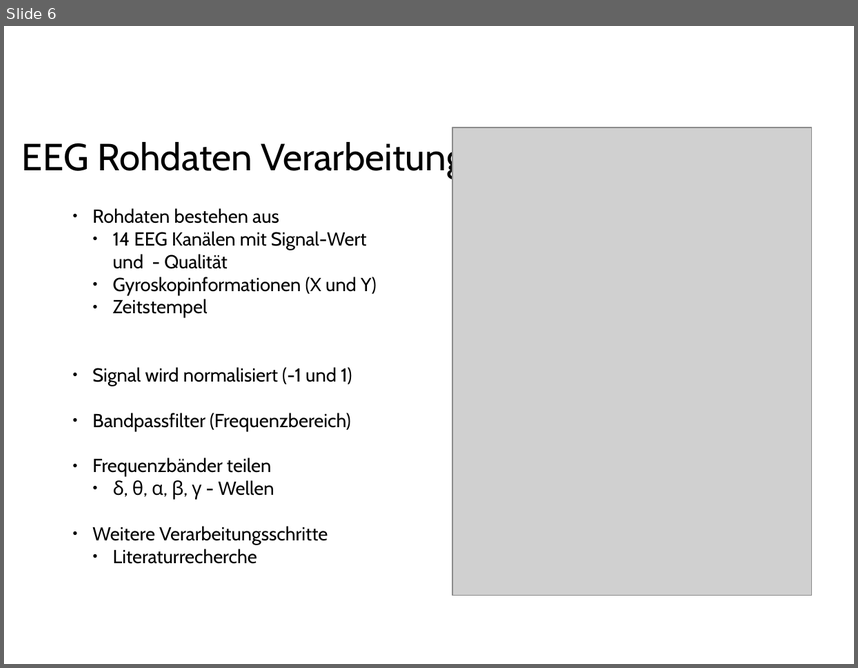
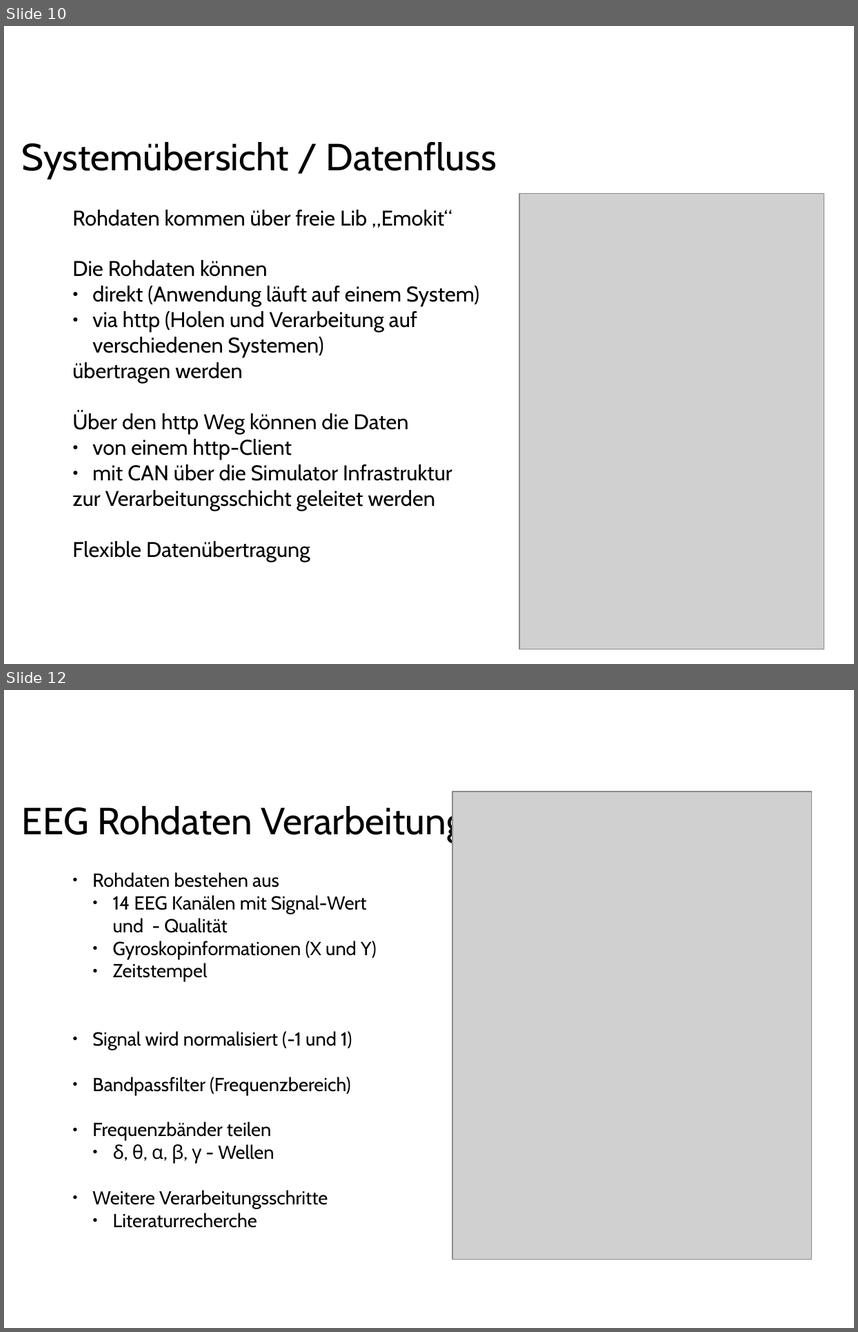
Before and after one commit to ppasler/current-adas, a slide deck: project/presentation/Praesentation_PoSDBoS_Pasler.odp. Shown one above the other, each under a label of ours: slide 6 before the commit, slides 10 and 12 after it; the slides between them are not shown. The pictures are 858x668 and 858x1332 pixels, drawn with LibreOffice and Linux fonts; fonts in the diff are those of the drawing; grey boxes stand for pictures; background and template pictures are left out. Boxes give left, top, right and bottom in pixels: in the first picture for what was removed or moved away, otherwise in the second. Text is boxed around its words. In the diff, an @@ line names an element or a change of style, - is before the commit and + after.

```diff
--- a/project/presentation/Praesentation_PoSDBoS_Pasler.odp
+++ b/project/presentation/Praesentation_PoSDBoS_Pasler.odp
@@ slide 10 added at [4, 26, 854, 664], background #FFFFFF @@
@@ text added at [22, 142, 497, 178], 32 pt, text #000000 @@
+Systemübersicht / Datenfluss
@@ text added at [72, 210, 479, 561], 18 pt, text #000000 @@
+Rohdaten kommen über freie Lib „Emokit“
+Die Rohdaten können
+● direkt (Anwendung läuft auf einem System)
+● via http (Holen und Verarbeitung auf verschiedenen Systemen)
+übertragen werden
+Über den http Weg können die Daten
+● von einem http-Client
+● mit CAN über die Simulator Infrastruktur
+zur Verarbeitungsschicht geleitet werden
+Flexible Datenübertragung
@@ picture added at [519, 194, 824, 649] @@
@@ what was slide 6 is now slide 12 @@
```
Also in this commit, not shown: 2 slides changed, 7 other slides added, 5 slides removed.
